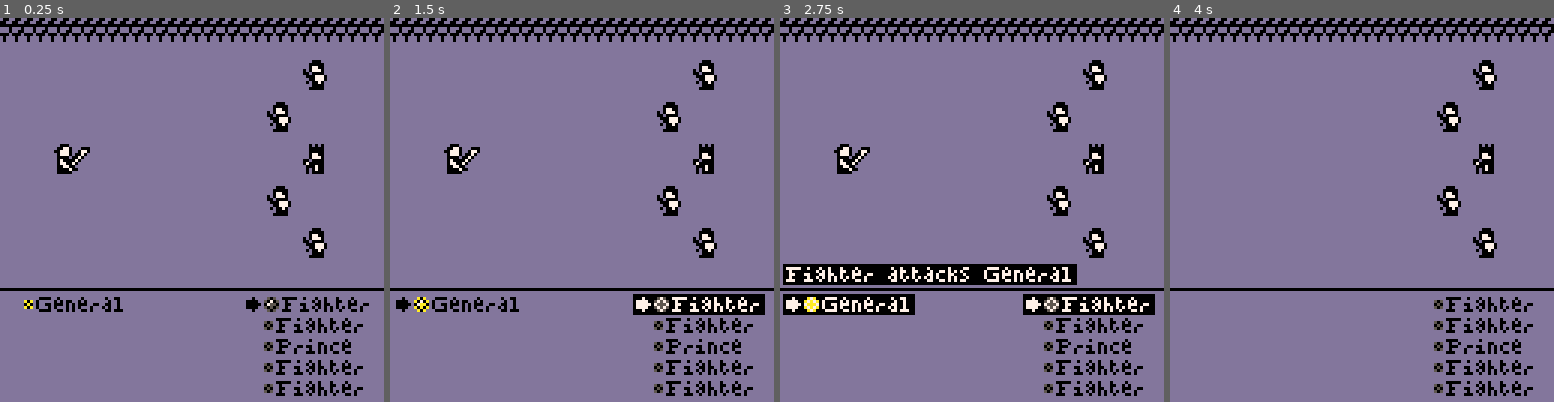
Above: before the commit, frames 1-4 (left to right).
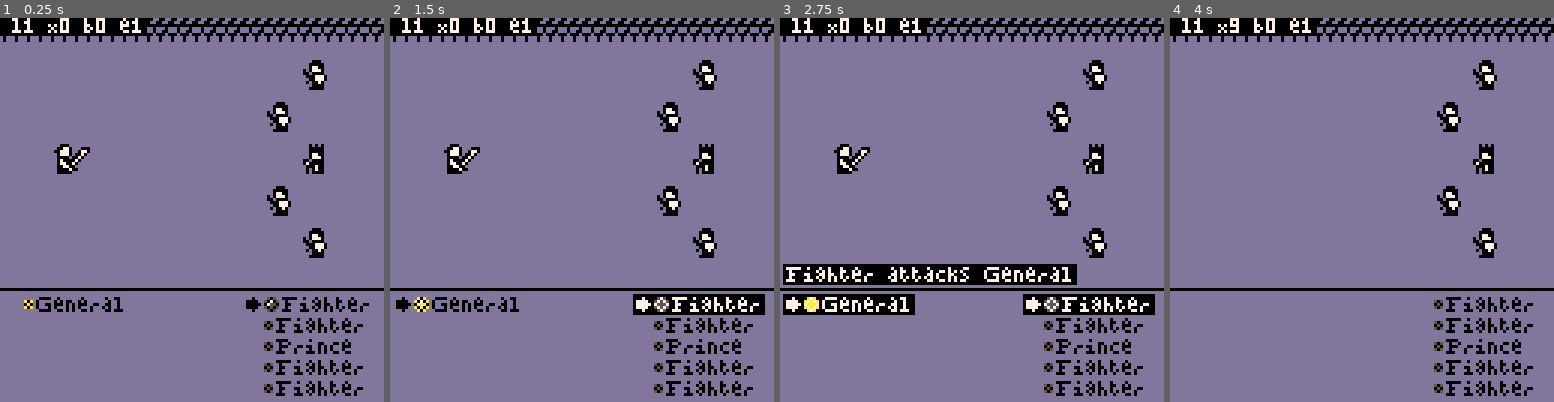
Above: after the commit, the same moments.

Repository: JohnAdamZiolkowski/Pico8-Hive
Game: PICO-8 cartridge prince/prince.p8
Same seed, same stepped clock (60 frames per second), same inputs: the game is played once before the commit and once after it.
Inputs:
- Up to frame 1 (0.25 s): no input
- Up to frame 2 (1.5 s): tap X (X key) at 0.33, 1.07 s; tap O (Z key) at 0.7 s
- Up to frame 3 (2.75 s): hold Right 1.6-2.1 s; tap O (Z key) at 1.7, 2.1, 2.5 s; tap X (X key) at 1.85 s; hold Up 2.15-2.42 s; hold Right from 2.47 s (still down)
- Up to frame 4 (4 s): tap O (Z key) at 2.9, 3.3, 3.7 s; tap X (X key) at 2.97 s; release Right at 3.03 s; hold Left 3.08-3.58 s; hold Down 3.63-3.97 s

The runs differ from the first frame. In frame 1, 1.0% of the frame differs, in the area x 0-39%, y 0-5%; in frame 2, 1.0%; in frame 3, 1.0%; in frame 4, 1.0%.

Commit message:
draw vital stats long top of screen

Diff:
--- a/prince/prince.p8
+++ b/prince/prince.p8
@@ -1367,6 +1367,19 @@
 
  end
 
+end
+
+function draw_stats()
+ message = ""
+ message = message.." l"..arena.party.level
+ message = message.." x"..arena.party.score
+ message = message.." b"..arena.party.battles
+ message = message.." e"..#unlocked_elements
+ print(message, 0, 0, white, black)
+end
+
+function _draw()
+ draw_stats()
 end
 -->8
 -- go
